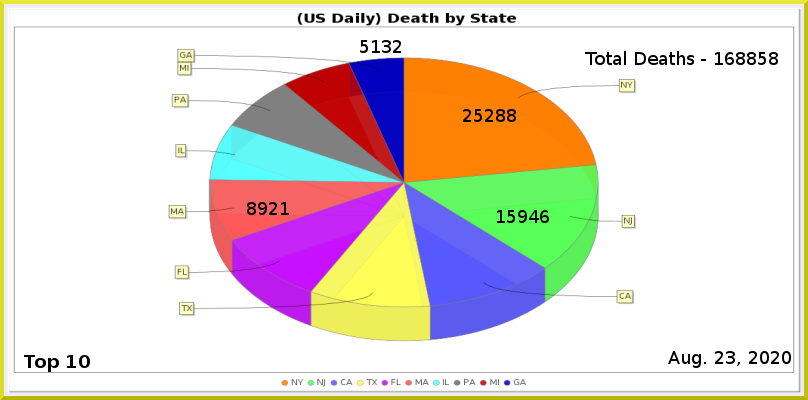
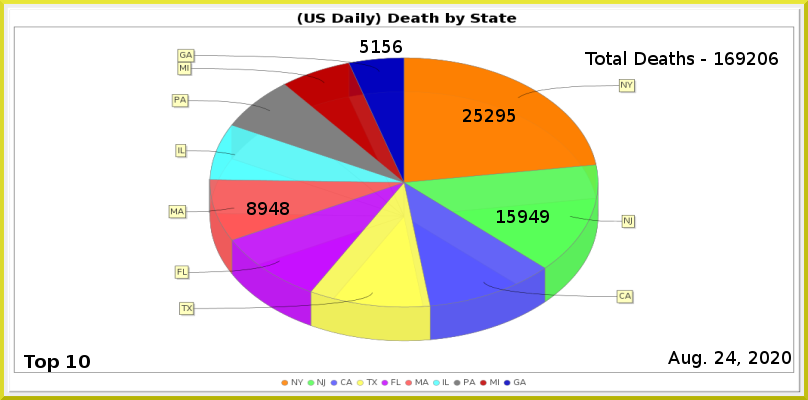
The second w=808, h=400 image is a revision of the first. Changes to its layers:
painted on "Least" over [382, 40, 402, 53]
painted on "MA" over [269, 202, 289, 215]
painted on "NJ" over [540, 210, 549, 223]
painted on "NY" over [496, 109, 516, 122]
renamed "Total Deaths - 168858" to "Total Deaths - 169206", painted on it over [736, 52, 778, 65]
painted on "Current Date" over [726, 351, 736, 364]
